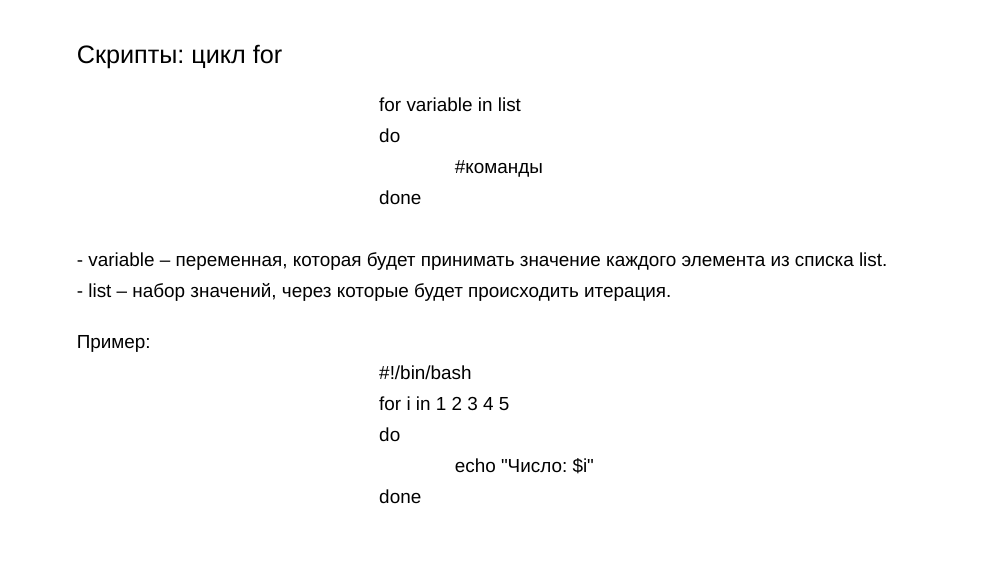
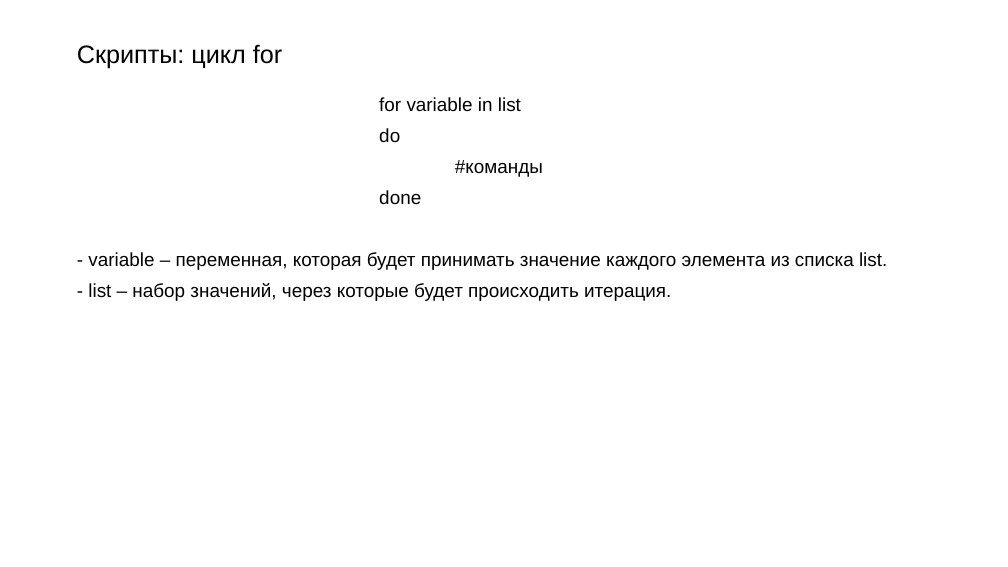
Before and after one commit to Rudeigin/OI, a slide deck: slide 28 of 2 лекция/ОИ bash.pptx (slide 23 before the commit). Drawn at 1008x567 pixels with LibreOffice and Linux fonts; fonts in the diff are those of the drawing. Boxes give left, top, right and bottom in pixels: in the first picture for what was removed or moved away, otherwise in the second. Text is boxed around its words. In the diff, an @@ line names an element or a change of style, - is before the commit and + after.

Commit message:
upd bash

```diff
--- a/2 лекция/ОИ bash.pptx
+++ b/2 лекция/ОИ bash.pptx
@@ text at box(77, 335, 594, 504): paragraphs removed @@
-Пример:
-#!/bin/bash
-for i in 1 2 3 4 5
-do
-echo "Число: $i"
-done
```
Also in this commit, not shown: 2 other slides changed, 16 slides added, 1 other file.
